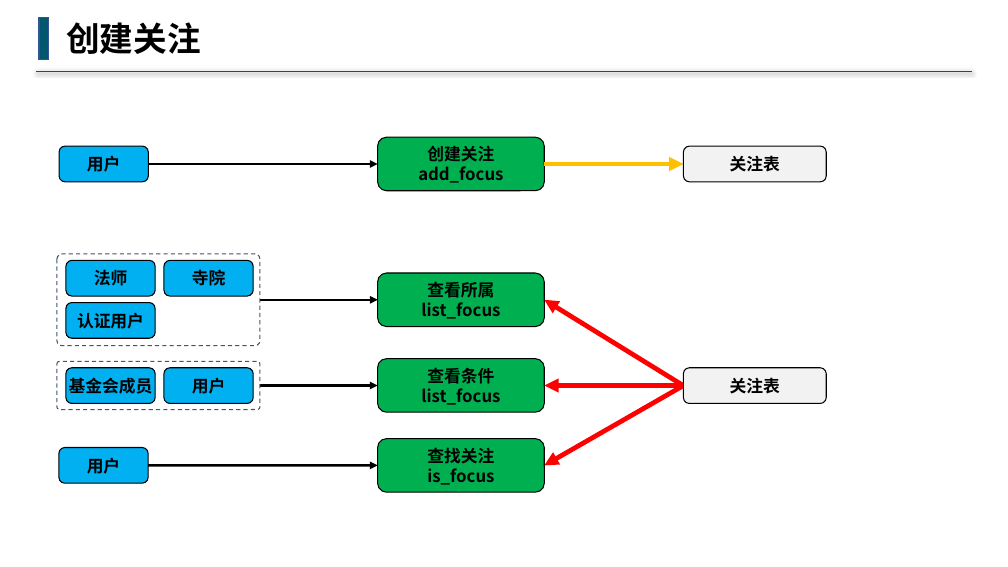
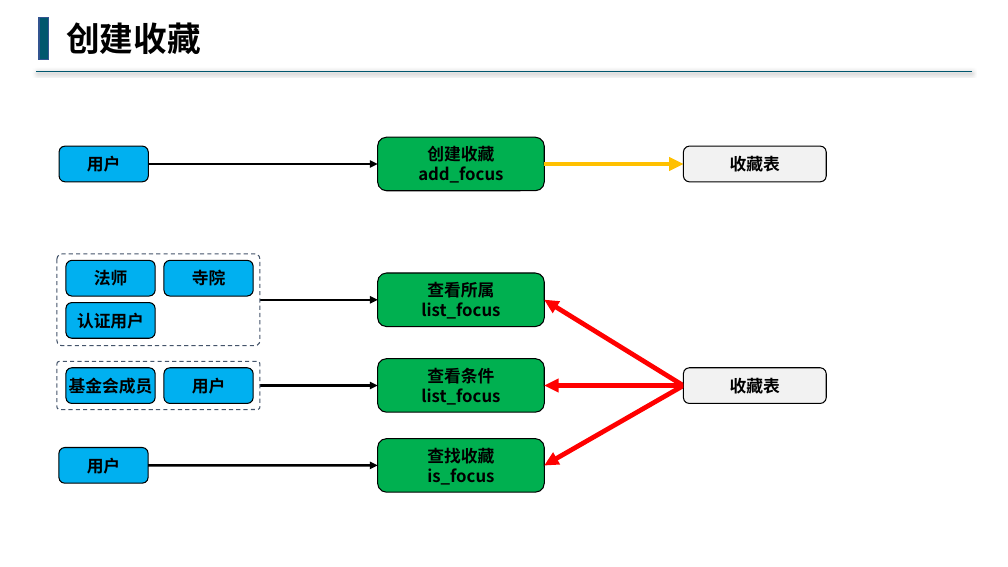
Before and after one commit to buddhachain/buddhaContract, a slide deck: slide 7 of doc/05.梵音.pptx (slide 8 before the commit). Drawn at 1008x567 pixels with LibreOffice and Linux fonts; fonts in the diff are those of the drawing. Boxes give left, top, right and bottom in pixels: in the first picture for what was removed or moved away, otherwise in the second. Text is boxed around its words. In the diff, an @@ line names an element or a change of style, - is before the commit and + after.

```diff
--- a/doc/05.梵音.pptx
+++ b/doc/05.梵音.pptx
@@ text at (66, 22, 200, 54): text changed @@
-创建关注
+创建收藏
@@ text in rounded rectangle at (427, 146, 494, 162): text changed @@
-创建关注
+创建收藏
@@ text in rounded rectangle at (730, 156, 780, 172): text changed @@
-关注表
+收藏表
@@ text in rounded rectangle at (730, 378, 780, 394): text changed @@
-关注表
+收藏表
@@ text in rounded rectangle at (427, 448, 494, 464): text changed @@
-查找关注
+查找收藏
```
Also in this commit, not shown: 4 other slides changed, 2 slides added, 3 slides removed, 1 other file.
